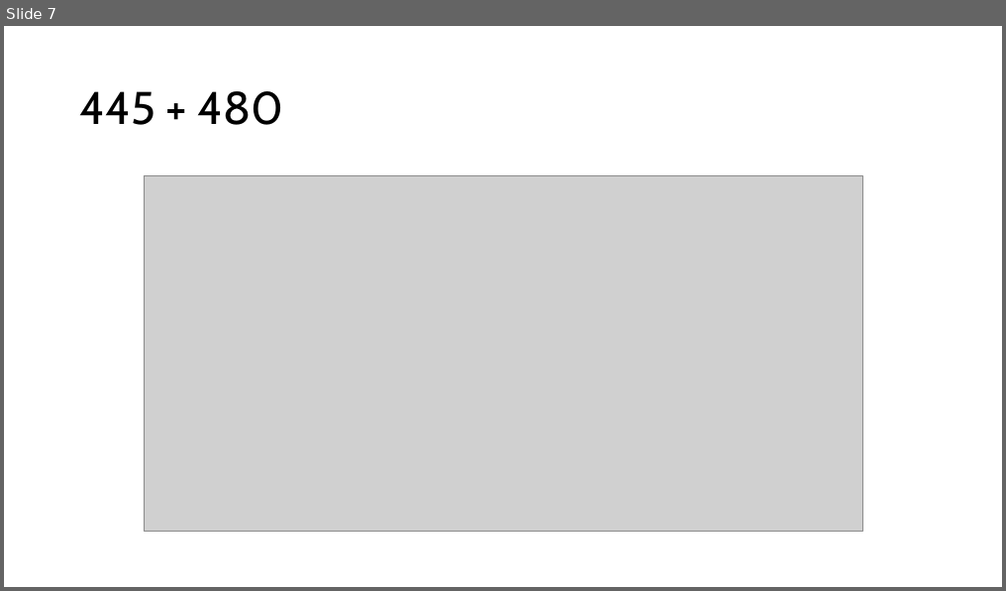
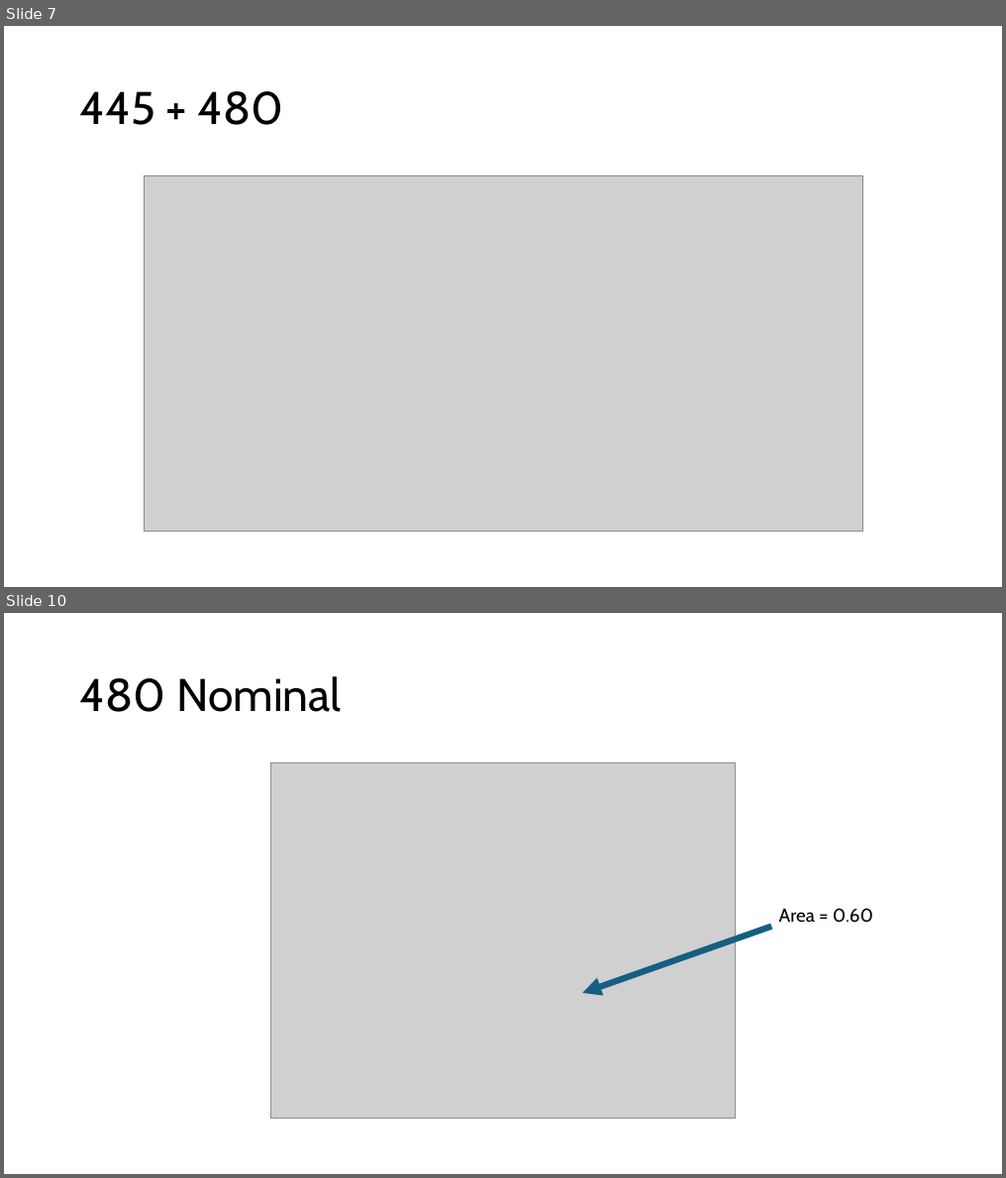
Before and after one commit to joshlwhitehead/work, a slide deck: analysis/fluorimeter/fluoroStack/fluoroStackTolerance.pptx. Shown one above the other, each under a label of ours: slide 7 before the commit, slides 7 and 10 after it; the slides between them are not shown. The pictures are 1006x591 and 1006x1178 pixels, drawn with LibreOffice and Linux fonts; fonts in the diff are those of the drawing; grey boxes stand for pictures. Boxes give left, top, right and bottom in pixels: in the first picture for what was removed or moved away, otherwise in the second. Text is boxed around its words. In the diff, an @@ line names an element or a change of style, - is before the commit and + after.

```diff
--- a/analysis/fluorimeter/fluoroStack/fluoroStackTolerance.pptx
+++ b/analysis/fluorimeter/fluoroStack/fluoroStackTolerance.pptx
@@ slide 10 added at [4, 613, 1002, 1174], background #FFFFFF @@
@@ title added at [80, 676, 342, 712], 44 pt, text #000000 @@
+480 Nominal
@@ picture added at [271, 763, 736, 1118] @@
@@ text added at [779, 908, 873, 923], 18 pt, text #000000 @@
+Area = 0.60
@@ arrow added from (772, 927) to (583, 993), #156082 6 pt @@
```
Also in this commit, not shown: 2 slides changed, 3 other slides added, 4 other files.
